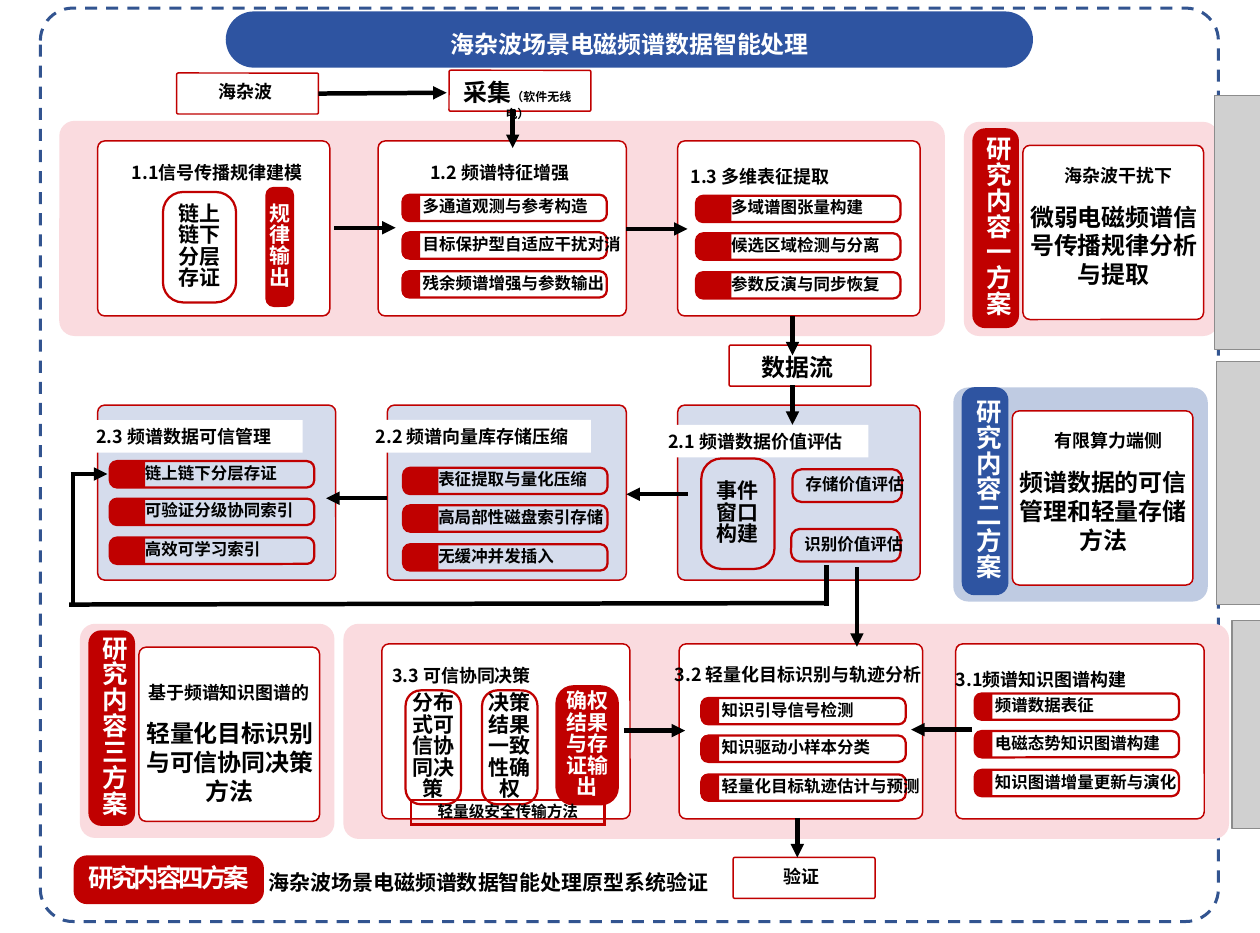
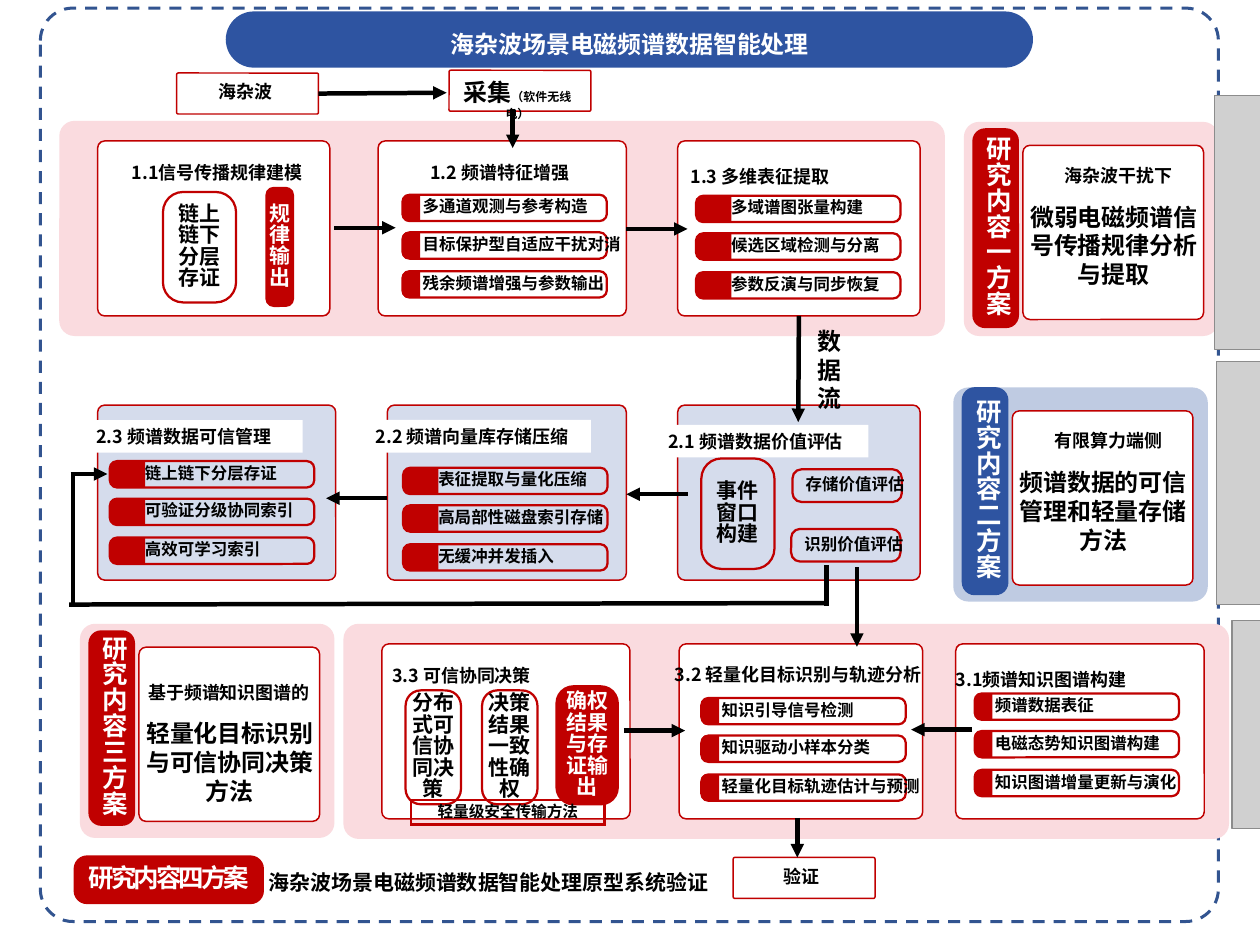
Before and after one commit to yeshu8zpf/NSFC_MCI, a slide deck: slide 1 of 军民融合/ppt/research_solutions.pptx. Drawn at 1260x933 pixels with LibreOffice and Linux fonts; fonts in the diff are those of the drawing; grey boxes stand for pictures. Boxes give left, top, right and bottom in pixels: in the first picture for what was removed or moved away, otherwise in the second. Text is boxed around its words. In the diff, an @@ line names an element or a change of style, - is before the commit and + after.

```diff
--- a/军民融合/ppt/research_solutions.pptx
+++ b/军民融合/ppt/research_solutions.pptx
@@ arrow removed from (792, 316) to (792, 356) @@
@@ arrow moved from (792, 386) - (792, 425) to (799, 316) - (799, 423) @@
@@ text "数据流" rewrapped from (x1=762, y1=352, x2=834, y2=378) to (x1=818, y1=329, x2=842, y2=409) @@
@@ rounded rectangle removed at (x1=730, y1=345, x2=872, y2=386) @@
```
